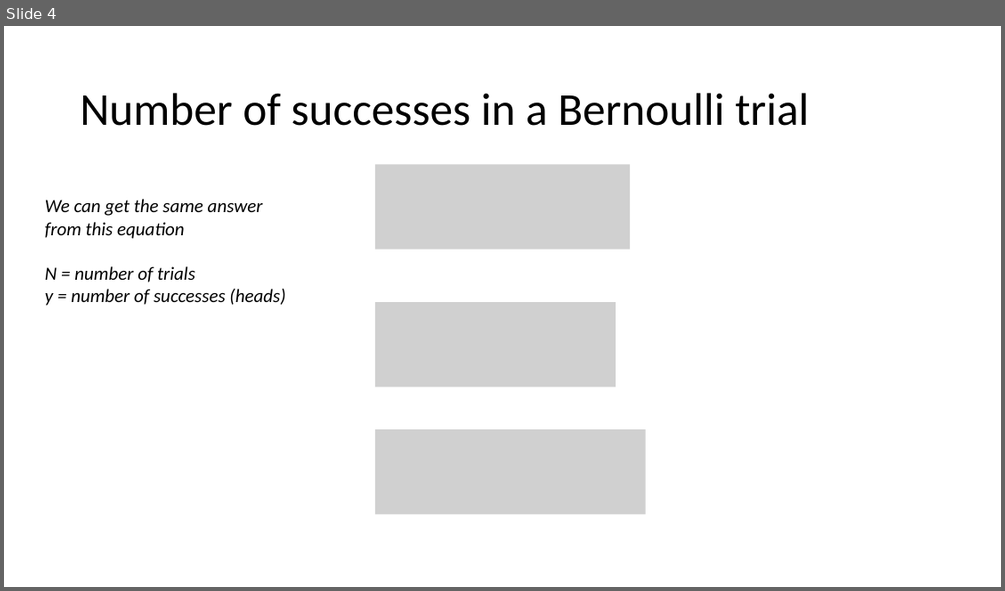
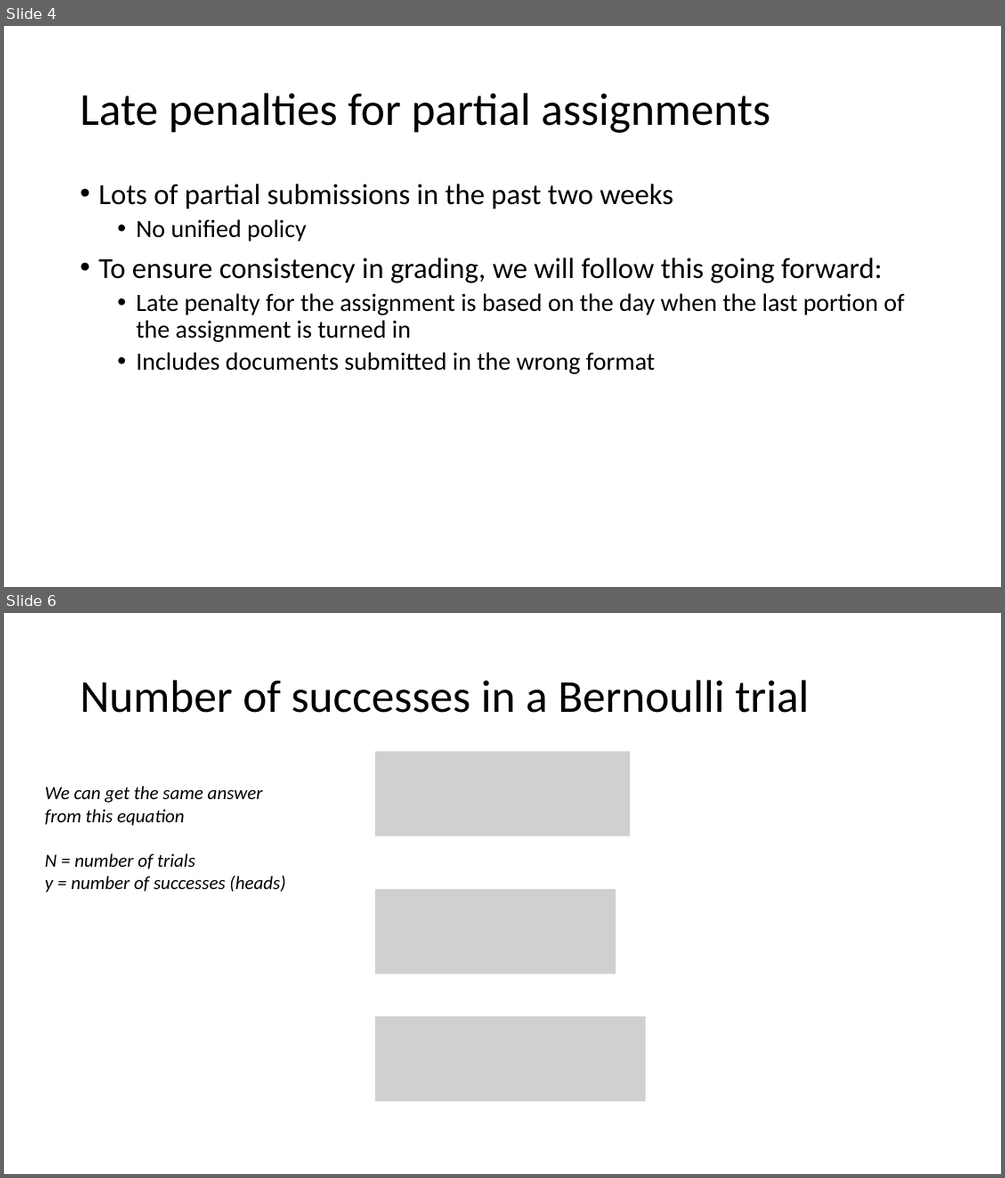
Before and after one commit to LiamABerigan/WLE411, a slide deck: week 8 (Lab 4- Binomials and AIC)/week_8_slides.pptx. Shown one above the other, each under a label of ours: slide 4 before the commit, slides 4 and 6 after it; the slides between them are not shown. The pictures are 1005x591 and 1005x1178 pixels, drawn with LibreOffice and Linux fonts; fonts in the diff are those of the drawing; grey boxes stand for pictures. Boxes give left, top, right and bottom in pixels: in the first picture for what was removed or moved away, otherwise in the second. Text is boxed around its words. In the diff, an @@ line names an element or a change of style, - is before the commit and + after.

```diff
--- a/week 8 (Lab 4- Binomials and AIC)/week_8_slides.pptx
+++ b/week 8 (Lab 4- Binomials and AIC)/week_8_slides.pptx
@@ slide 4 added at bbox=[4, 26, 1001, 587], background #FFFFFF @@
@@ title added at bbox=[80, 93, 770, 133], 44 pt, text #000000 @@
+Late penalties for partial assignments
@@ text added at bbox=[98, 184, 904, 374], 24 pt, text #000000 @@
+• Lots of partial submissions in the past two weeks
+  • No unified policy
+• To ensure consistency in grading, we will follow this going forward:
+  • Late penalty for the assignment is based on the day when the last portion of the assignment is turned in
+  • Includes documents submitted in the wrong format
@@ what was slide 4 is now slide 6 @@
```
Also in this commit, not shown: 1 slide changed, 1 other slide added, 2 other files.
